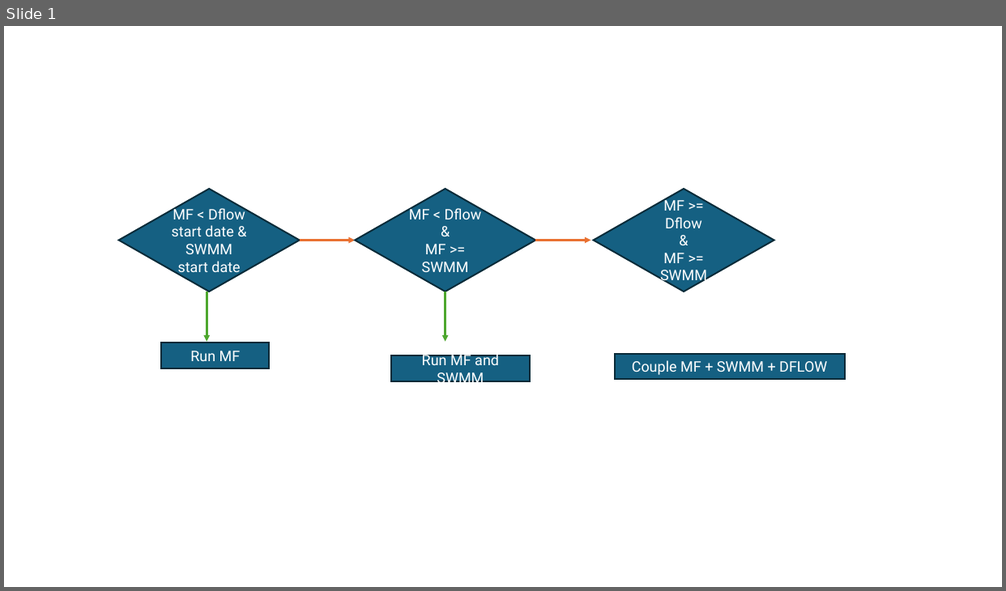
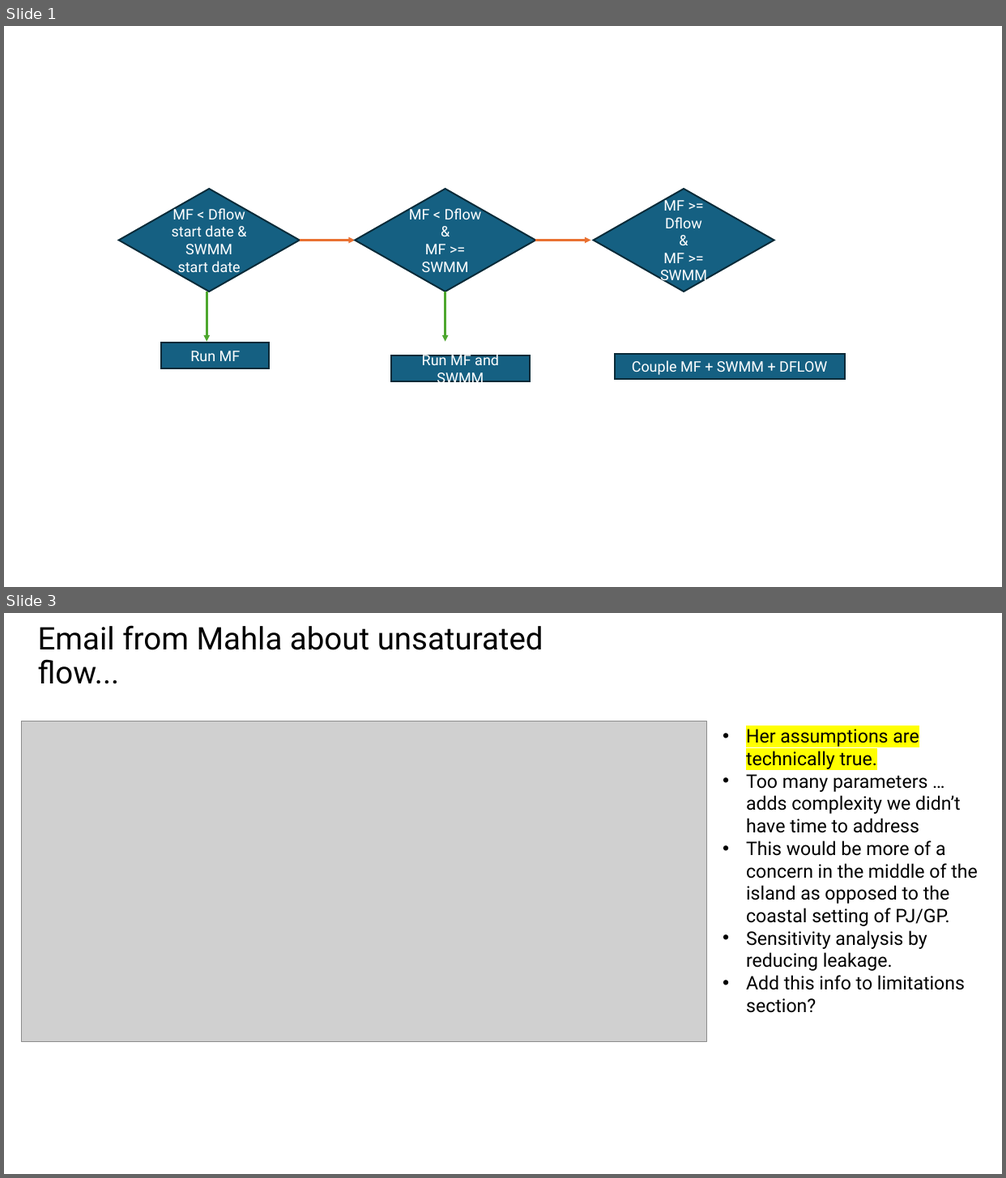
Before and after one commit to b-bayraktar/CF_PJ_modelarchive, a slide deck: notebooks-PJ/coupling.pptx. Shown one above the other, each under a label of ours: slide 1 before the commit, slides 1 and 3 after it; the slides between them are not shown. The pictures are 1006x591 and 1006x1178 pixels, drawn with LibreOffice and Linux fonts; fonts in the diff are those of the drawing; grey boxes stand for pictures. Boxes give left, top, right and bottom in pixels: in the first picture for what was removed or moved away, otherwise in the second. Text is boxed around its words. In the diff, an @@ line names an element or a change of style, - is before the commit and + after.

```diff
--- a/notebooks-PJ/coupling.pptx
+++ b/notebooks-PJ/coupling.pptx
@@ slide 3 added at box(4, 613, 1002, 1174), background #FFFFFF @@
@@ title added at box(38, 625, 543, 684), 30 pt, text #000000 @@
+Email from Mahla about unsaturated flow...
@@ picture added at box(21, 721, 706, 1042) @@
@@ text added at box(746, 729, 978, 1013), 18 pt, text #000000 @@
+• Her assumptions are technically true.
+• Too many parameters … adds complexity we didn’t have time to address
+• This would be more of a concern in the middle of the island as opposed to the coastal setting of PJ/GP.
+• Sensitivity analysis by reducing leakage.
+• Add this info to limitations section?
```
Also in this commit, not shown: 2 slides changed, 7 other slides added, 2 slides removed, 25 other files.
